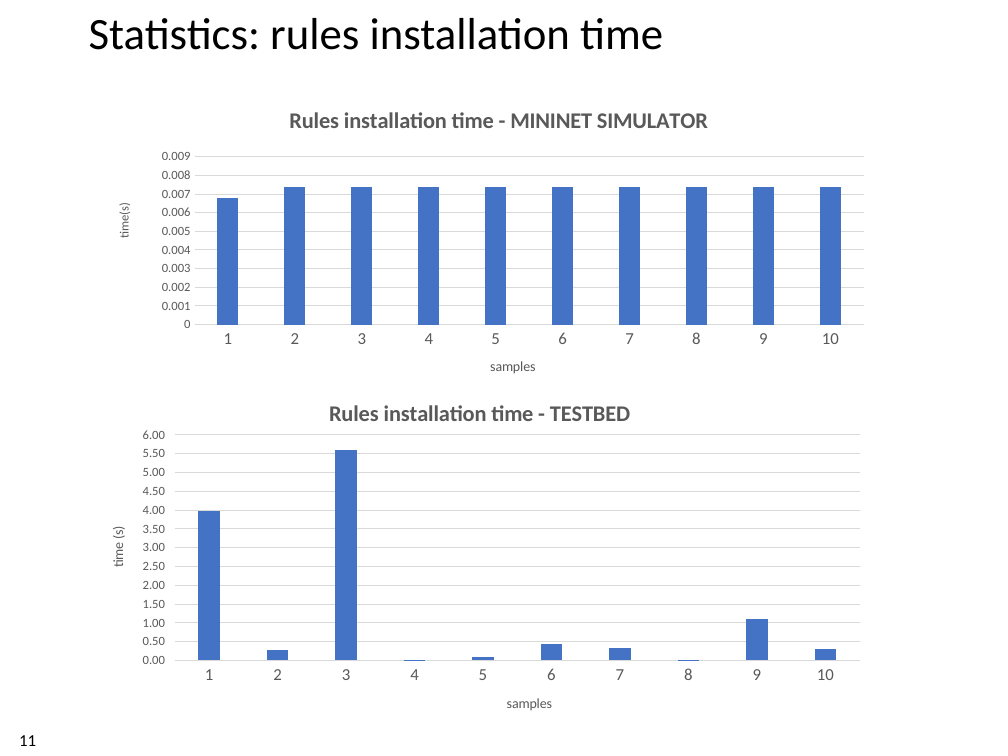
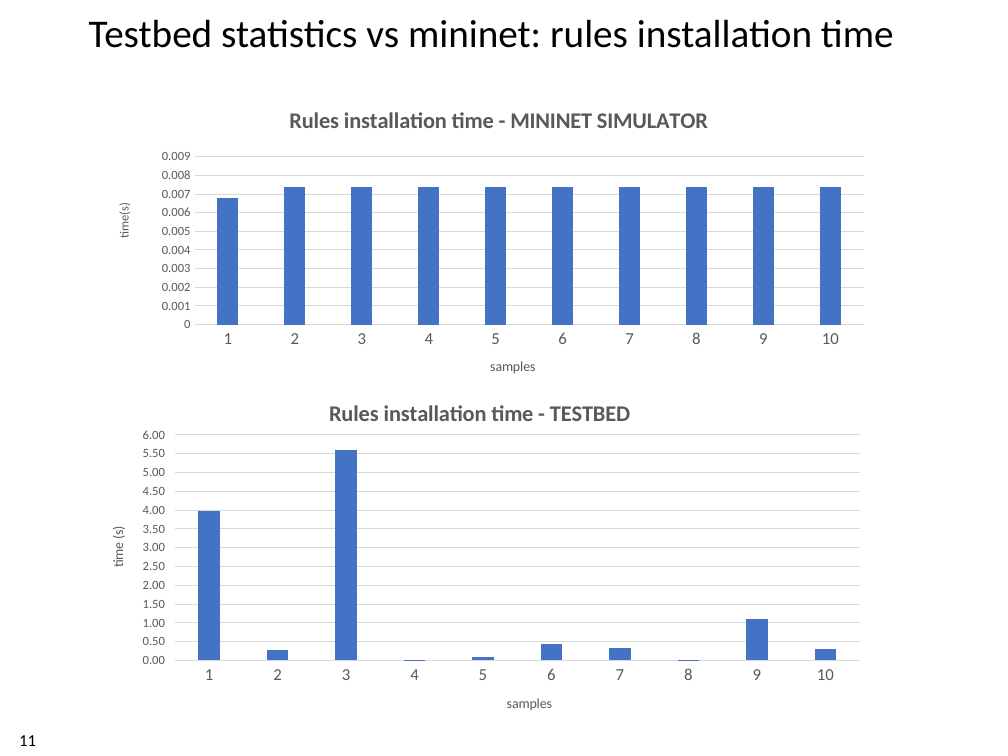
Before and after one commit to xdl907/switching-and-routing-project, a slide deck: slide 11 of template_project_exam__1_.pptx. Drawn at 1008x756 pixels with LibreOffice and Linux fonts; fonts in the diff are those of the drawing; background and template pictures are left out. Boxes give left, top, right and bottom in pixels: in the first picture for what was removed or moved away, otherwise in the second. Text is boxed around its words. In the diff, an @@ line names an element or a change of style, - is before the commit and + after.

```diff
--- a/template_project_exam__1_.pptx
+++ b/template_project_exam__1_.pptx
@@ title at [89,19,894,48]: text changed; size 32 to 28 pt @@
-Statistics: rules installation time
+Testbed statistics vs mininet: rules installation time
```
Also in this commit, not shown: 6 other slides changed.
